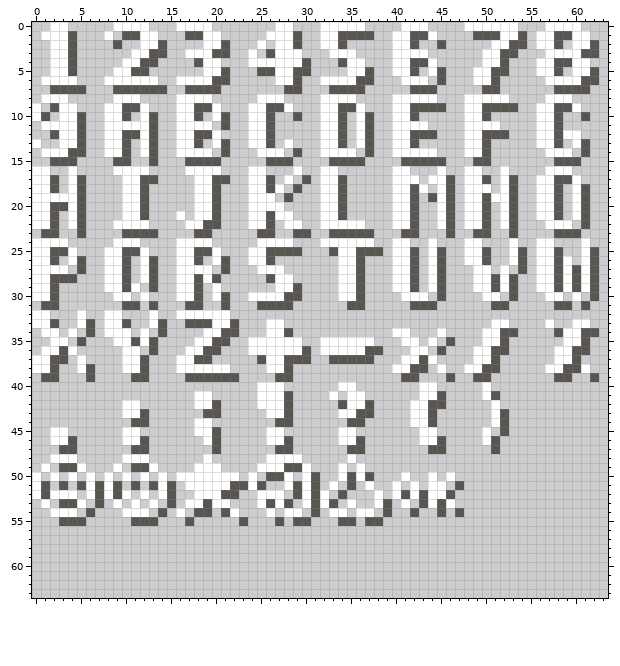
One commit to this pixel-art file: ase/font.ase. Above is the file before it was changed.
64x64 pixels, 1 frame.
The same view after the edit:
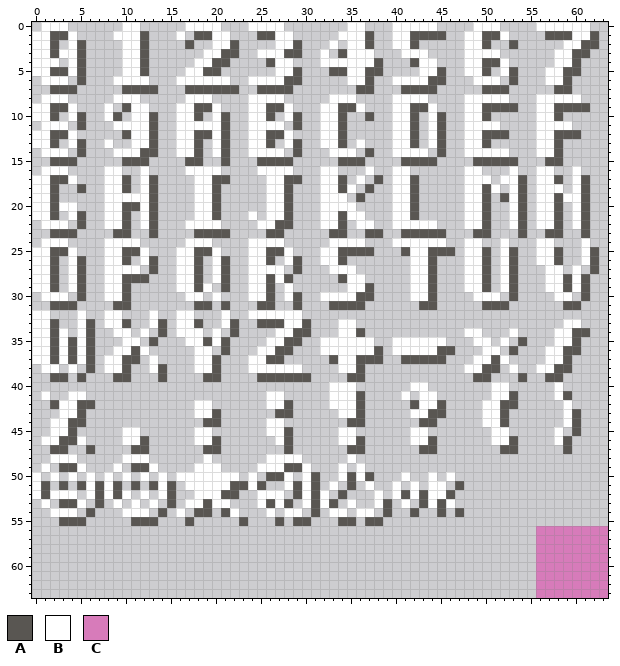
Palette (. is transparent): A #595652  B #ffffff  C #d77bba
The author wrote: Font atlas and get char from atlas
From old to new:
Layers "Text", "Shadow":
y 0: x 1 . -> B; x 9 B -> .; x 12 B -> .; x 16 B -> .; x 20 . -> B; x 24..26 ... -> BBB; x 28 B -> .; x 32..34 BBB -> ...; x 40 . -> B; x 44 . -> B; x 48 B -> .; x 52..53 BB -> ..; x 56 . -> B; x 61 . -> B
y 1: x 0 . -> B; x 2..4 BBA -> AAB; x 8..13 B.AABB -> .BBBA.; x 16..17 .A -> B.; x 19 B -> A; x 21 . -> B; x 25..26 .B -> AA; x 29 A -> .; x 32..36 BBAAA -> ..BBB; x 44..45 B. -> AA; x 48..49 .A -> BB; x 53..54 BA -> ..; x 56..57 BB -> .A; x 62 . -> A
y 2: x 0..5 ..BBA. -> BBA.BA; x 9..14 A..BBA -> .BBA..; x 17 . -> A; x 19 B -> .; x 21..22 A. -> BA; x 25 B -> .; x 32 B -> .; x 34..37 A... -> .BBA; x 45 A -> .; x 48..52 ...BB -> BBA..; x 54 A -> .; x 56..59 BBA. -> ...B; x 61 B -> A
y 3: x 0..2 ..B -> BBA; x 4..5 A. -> BA; x 10 . -> B; x 12..14 BAA -> A..; x 17..18 BB -> ..; x 20 A -> B; x 22 . -> A; x 24..26 B.A -> .BB; x 28..29 BB -> AA; x 32..34 .BB -> B.A; x 36..37 .. -> BB; x 40 B -> .; x 48..49 .. -> BB; x 52..53 AA -> ..; x 57 B -> .; x 60 B -> A; x 62 A -> .
y 4: x 0..1 .. -> BB; x 3..5 BA. -> .BA; x 13 A -> .; x 18 A -> B; x 20..21 B. -> AA; x 24..26 BBB -> ..A; x 29..30 BA -> ..; x 32..34 ..A -> BBB; x 37..38 .. -> BA; x 40..41 BB -> ..; x 43 A -> B; x 48..52 ..BBA -> BBAAB; x 56..61 BBAABB -> ..BBA.
y 5: x 0..5 ..BBA. -> BBAABA; x 9 B -> .; x 11 A -> B; x 17..21 ..BBA -> BBAA.; x 25..26 AA -> ..; x 30 A -> .; x 33..34 .. -> AA; x 38 . -> A; x 40..43 BBA. -> ...B; x 48 . -> B; x 50..53 BAA. -> A.BA; x 56 B -> .; x 58..62 A.BBA -> BAA..
y 6: x 4..5 B. -> .A; x 8 B -> .; x 13 B -> .; x 20..21 AA -> BB; x 24..26 ... -> BBB; x 28 B -> A; x 32..34 BBB -> ...; x 36 A -> B; x 40 . -> B; x 44 . -> A; x 51 A -> B; x 53 . -> A; x 59..62 BBAA -> A...
y 7: x 5 A -> .; x 9 A -> .; x 14 A -> .; x 21..22 .. -> AA; x 25..27 ... -> AAA; x 29 A -> .; x 33..35 AAA -> ...; x 37 . -> A; x 41 . -> A; x 52 . -> A; x 60..61 AA -> ..
y 8: x 16 B -> .; x 24 . -> B; x 32 B -> .; x 44 B -> .; x 56 . -> B; x 60 . -> B
y 9: x 1 . -> B; x 3 B -> A; x 9 B -> .; x 11 A -> B; x 44..45 AA -> B.; x 60..61 B. -> AA
y 10: x 1..3 A.B -> BA.; x 9..11 BA. -> A.B; x 28 . -> B; x 36 B -> .; x 44..45 .. -> BA; x 61 A -> .
y 11: x 4 B -> .; x 8 B -> .; x 20 . -> B; x 26..27 A. -> BB; x 29 . -> A; x 36..37 BA -> ..; x 42..45 BB.. -> A.BA; x 58..59 A. -> BB
y 12: x 0..1 .. -> BB; x 3 B -> A; x 5 A -> .; x 8..9 BB -> ..; x 11 A -> B; x 21 . -> A; x 27..28 .. -> AB; x 36..37 BA -> ..; x 43..45 AA. -> .BA; x 59..60 BB -> AA
y 13: x 1..3 ..B -> BA.; x 9..11 BA. -> ..B; x 29 . -> A; x 37 A -> .; x 44..45 .. -> BA; x 60..61 BA -> ..
y 14: x 4 A -> .; x 8 B -> .; x 10..12 A.B -> BBA; x 18..20 BB. -> A.B; x 24 . -> B; x 32 B -> .; x 44..45 B. -> .A; x 50..52 A.. -> BBB; x 56 . -> B; x 58..59 BB -> A.; x 61 A -> .
y 15: x 9 A -> .; x 11..13 ..A -> AA.; x 19..21 AA. -> ..A; x 25 . -> A; x 33 A -> .; x 45 A -> .; x 51..53 ... -> AAA; x 57 . -> A; x 59..60 AA -> ..
y 16: x 0 B -> .; x 2..4 ..B -> BB.; x 8 . -> B; x 10..11 BB -> ..; x 24 B -> .; x 26..29 ...B -> BBB.; x 37 . -> B; x 45 B -> .; x 52..53 B. -> .B; x 56 . -> B; x 58..60 BB. -> ..B
y 17: x 3 . -> A; x 5 A -> .; x 8..12 ..BBA -> BBA.B; x 24..30 BBA.B.A -> ..BBAA.; x 36 . -> B; x 38 . -> A; x 42 B -> A; x 44..46 BBA -> ...; x 50 A -> B; x 53..54 A. -> BA; x 59 A -> .; x 61 . -> A
y 18: x 4 B -> .; x 8..13 ..BBA. -> BBA.BA; x 24..26 BBA -> ..B; x 28..29 .A -> A.; x 35 . -> B; x 37 . -> A; x 43 B -> .; x 45..46 BA -> ..; x 50..54 B.BA. -> AB.BA; x 58 A -> B
y 19: x 2..5 BBBA -> A...; x 8..9 .. -> BB; x 12..13 A. -> BA; x 24..25 BB -> ..; x 27 . -> B; x 34 A -> B; x 36 . -> A; x 44..46 ABA -> ...; x 51..54 BBA. -> .ABA; x 59 . -> B
y 20: x 3 A -> B; x 5 A -> .; x 8..13 ..BBA. -> BBAABA; x 24..25 BB -> ..; x 28 . -> A; x 34..35 A. -> BB; x 45..46 BA -> ..; x 52..54 BA. -> .BA
y 21: x 8..13 ..BBA. -> BBA.BA; x 16 B -> .; x 25..26 BA -> .B; x 28 B -> A; x 35..36 .. -> BB; x 45..46 BA -> ..; x 52..54 BA. -> .BA
y 22: x 0 B -> .; x 2..4 A.B -> BB.; x 8 . -> B; x 10..11 BB -> A.; x 13 . -> A; x 19..20 AA -> BB; x 24 B -> .; x 26..29 A.BB -> BAA.; x 34..35 BB -> A.; x 37 . -> B; x 42..46 A..BA -> BBB..; x 52..54 BA. -> .BA; x 56 . -> B; x 58..60 BB. -> A.B
y 23: x 1 A -> .; x 3..5 ..A -> AA.; x 9 . -> A; x 11..12 AA -> ..; x 20..21 .. -> AA; x 25 A -> .; x 27 . -> A; x 29..30 AA -> ..; x 35..36 AA -> ..; x 38 . -> A; x 43..46 ...A -> AAA.; x 53..54 A. -> .A; x 57 . -> A; x 59..61 AA. -> ..A
y 24: x 0 B -> .; x 8 . -> B; x 16 B -> .; x 24 . -> B; x 28 B -> .; x 32 B -> .; x 37 B -> .; x 42..43 .. -> BB; x 45 . -> B; x 52..53 .B -> B.
y 25: x 28..29 AA -> B.; x 32..35 .ABB -> BBAA; x 38 A -> .; x 40..44 BBA.B -> .ABBA; x 46 . -> A; x 52..54 .BA -> BA.
y 26: x 28..29 .. -> BA; x 32..36 ..BBA -> BBA..; x 40..45 BBA.BA -> ..BBA.; x 52..54 .BA -> BA.; x 59 B -> .
y 27: x 2..4 BB. -> A.B; x 10..12 A.B -> BB.; x 18..20 BB. -> A.B; x 24 . -> B; x 29 . -> A; x 33 . -> B; x 36 A -> .; x 40..45 BBA.BA -> ..BBA.; x 48 . -> B; x 50 B -> A; x 53..54 .A -> A.; x 56 B -> .; x 58..61 ABAB -> B.B.
y 28: x 3..5 AA. -> .BA; x 11..13 .BA -> AA.; x 19..21 BA. -> .BA; x 24..25 .. -> BB; x 28 B -> A; x 34 B -> A; x 36 A -> B; x 40..45 BBA.BA -> ..BBA.; x 48 . -> B; x 50..51 BA -> A.; x 56 B -> .; x 58..62 ABABA -> BABA.
y 29: x 4..5 .. -> BA; x 11 B -> .; x 13 A -> .; x 19..21 .B. -> B.A; x 24..27 ...B -> BBA.; x 29 A -> .; x 34 B -> .; x 36..37 A. -> BA; x 40..45 BBA.BA -> ..BBA.; x 48 . -> B; x 50..51 BA -> A.; x 56 B -> .; x 58..62 ABABA -> BABA.
y 30: x 0 B -> .; x 2..3 A. -> BB; x 5 . -> A; x 8 . -> B; x 10 B -> A; x 12 B -> .; x 16 B -> .; x 18 A -> B; x 21 A -> .; x 26..28 BBA -> A.B; x 32..33 .. -> BB; x 37 . -> A; x 41 B -> .; x 44..45 .A -> A.; x 49 . -> B; x 57 B -> .; x 59..62 .B.A -> B.A.
y 31: x 1 A -> .; x 3..4 .. -> AA; x 9 . -> A; x 11 A -> .; x 13 A -> .; x 17 A -> .; x 19 . -> A; x 27..29 AA. -> ..A; x 33..34 .. -> AA; x 42 A -> .; x 50 . -> A; x 58 A -> .; x 60..61 .A -> A.
y 32: x 18..20 BBB -> ...; x 24..29 ...... -> BBBBBB
y 33: x 16..17 .A -> BB; x 19..20 AB -> ..; x 25..30 .BB... -> AAABBA; x 34..35 .. -> BB; x 51..52 BB -> ..; x 57 B -> .; x 59 . -> B; x 61 B -> .
y 34: x 0 . -> B; x 2..5 B.B. -> AB.B; x 8 B -> .; x 16..19 ...B -> BBB.; x 21 A -> .; x 26 B -> .; x 28..30 A.. -> BAA; x 34..36 ... -> BBA; x 40..41 BB -> ..; x 45 B -> .; x 48..53 ..BBAA -> BB...B; x 58 A -> B; x 60 B -> A; x 62 A -> .
y 35: x 0..2 ..B -> BBA; x 4..6 .A. -> ABA; x 9 B -> .; x 11..12 AB -> B.; x 17 . -> B; x 19..20 BA -> AB; x 24..25 BB -> ..; x 28..29 BB -> AA; x 40 . -> B; x 43 . -> B; x 45..46 .A -> B.; x 49 . -> B; x 51..52 BA -> .B; x 54 . -> A; x 58 . -> B; x 60..61 BA -> A.
y 36: x 0 . -> B; x 2..6 BAB.. -> ABABA; x 9 . -> B; x 11..13 B.A -> AB.; x 17 B -> .; x 19..21 AA. -> B.A; x 24 B -> .; x 27..30 BBBA -> AA..; x 37 A -> B; x 40..41 .. -> BB; x 44 . -> B; x 46 . -> A; x 49 B -> .; x 51..53 AA. -> B.A; x 57 . -> B; x 59 B -> A; x 61 A -> .
y 37: x 3..4 A. -> BA; x 6 . -> A; x 8..13 ..BBA. -> BBAA.B; x 16..20 BBAA. -> ..BBA; x 24..30 .ABBAAA -> BBAA...; x 34..35 AA -> BB; x 38 . -> A; x 41..42 BB -> AA; x 44..45 B. -> AA; x 52 . -> B; x 57 . -> B; x 59..60 BA -> A.
y 38: x 0 B -> .; x 2 A -> B; x 4..5 .B -> B.; x 8..14 ..BBA.. -> BBA..BA; x 16..17 BB -> ..; x 20..21 BB -> A.; x 24..25 .. -> BB; x 28..29 A. -> BB; x 34..36 ... -> BBA; x 40..43 BBAA -> ....; x 45 B -> .; x 53 . -> B; x 56 . -> B; x 58 B -> A; x 60..61 AB -> ..
y 39: x 1 A -> .; x 3 . -> A; x 5..6 .A -> A.; x 9..12 ..AA -> AA..; x 14 . -> A; x 17..18 AA -> ..; x 21..22 AA -> ..; x 25..26 .. -> AA; x 29..30 .. -> AA; x 35..36 .. -> AA; x 41..42 AA -> ..; x 46 A -> .; x 54 . -> A; x 57 . -> A; x 59 A -> .; x 62 A -> .
y 40: x 25..27 BBB -> ...; x 33 . -> B; x 42 . -> B; x 44 B -> .; x 50..52 B.. -> .BB; x 58 . -> B
y 41: x 1 . -> B; x 4..5 .. -> BB; x 18..19 BB -> ..; x 25 B -> .; x 28 A -> .; x 34 . -> B; x 36 B -> A; x 41 . -> B; x 45 A -> .; x 50..53 BA.. -> .BBA; x 58..59 .. -> BA
y 42: x 2..6 ..... -> ABBAA; x 10..11 BB -> ..; x 20 A -> .; x 25 B -> .; x 33..34 .A -> BB; x 36..37 BA -> A.; x 42 B -> A; x 44 A -> B; x 50 . -> B; x 52..53 .. -> AA; x 59 . -> B
y 43: x 3..5 ... -> BBA; x 10..12 BBA -> ...; x 18..19 .A -> BB; x 26..27 BB -> .A; x 37 A -> .; x 45 . -> A; x 50 . -> B; x 59..60 .. -> BA
y 44: x 2..5 .... -> BBAA; x 11..12 AA -> ..; x 18..20 BB. -> .AA; x 26..28 .AA -> BB.; x 42..43 BB -> .A; x 50 . -> B; x 59..60 .. -> BA
y 45: x 4 . -> A; x 20 A -> .; x 28 . -> A; x 42 . -> B; x 44 B -> .; x 50..52 B.A -> .BB; x 58 . -> B; x 60 . -> A
y 46: x 1 . -> B; x 3 B -> A; x 5 . -> B; x 18 . -> B; x 26 B -> .; x 42 . -> B; x 44..45 BA -> A.; x 50..53 BA.. -> .BBA; x 58..59 .. -> BA
y 47: x 2 . -> A; x 4 A -> .; x 6 . -> A; x 19 . -> A; x 27 A -> .; x 43 . -> A; x 45 A -> .; x 51..53 A.. -> .AA; x 59 . -> A
y 56..63: x 56..63 ........ -> CCCCCCCC
Changed places in both pictures, as pixel boxes (x1, y1, x2, y2):
changed: (32, 22, 599, 454)
added: (536, 526, 608, 598)
